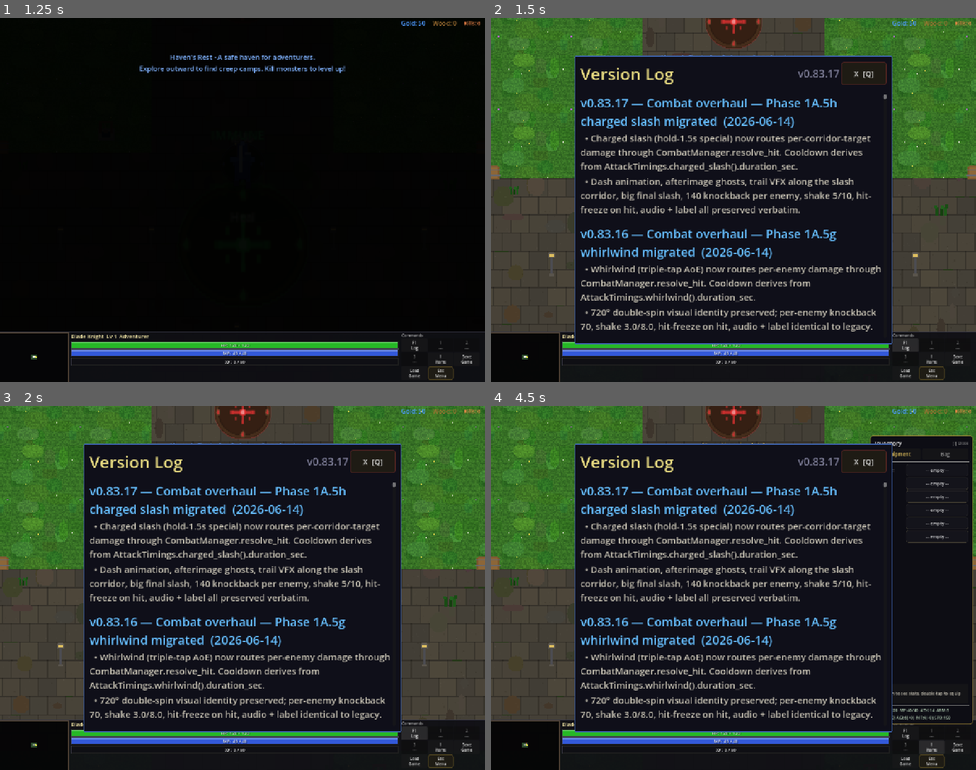
Above: before the commit, frames 1-4 (two rows, left to right).
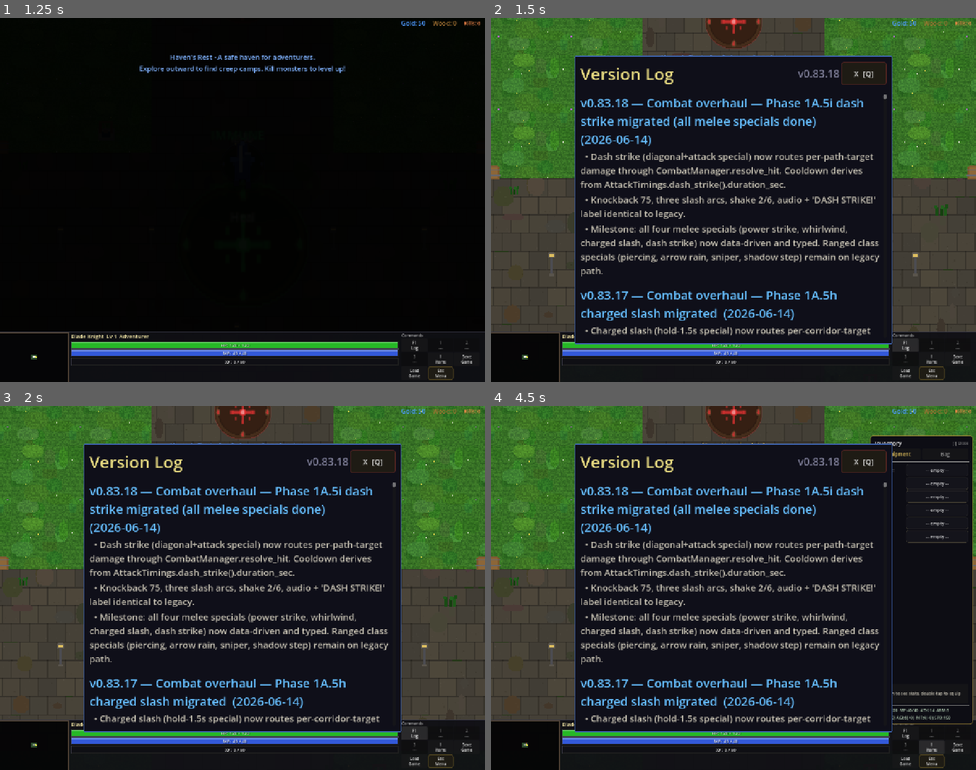
Above: after the commit, the same moments.

Repository: slxny/legends-open-rpg
Game: Godot game, scene res://scenes/main.tscn
Two runs of this game, one before a commit and one after it. Both use one fixed random seed, a clock stepped at 60 frames per second and the inputs below.
Inputs (mouse positions are in pixels of both pictures, inside the frame that each line leads up to):
- Up to frame 1 (1.25 s): tap Enter at 0.5 s; move the mouse to (218, 272) at 0.52 s; hold W (move_up) from 0.53 s (still down); hold Space (attack) from 0.53 s (still down); click (218, 272) at 0.67 s
- Up to frame 2 (1.5 s): release W (move_up) at 1.25 s; release Space (attack) at 1.25 s; click "F1 Log" at 1.25 s
- Up to frame 3 (2 s): no input
- Up to frame 4 (4.5 s): click "1 ---" at 2 s; click "2 ---" at 2.75 s; click "3 ---" at 3.5 s; click "I Items" at 4.25 s

Frame 1 is identical in both runs. In frame 2, 13% of the frame differs, in the area x 18-81%, y 14-88%; in frame 3, 13%; in frame 4, 13%.

Commit message:
v0.83.18: Combat overhaul — Phase 1A.5i dash strike migrated
Per-path-target damage routes through CombatManager.resolve_hit.
Cooldown derives from AttackTimings.dash_strike().duration_sec.

Knockback 75 per enemy, three slash arcs, shake 2/6, audio + label
identical to legacy.

Milestone: all four melee specials (power strike, whirlwind, charged
slash, dash strike) now data-driven and typed. Ranged class specials
remain on legacy path.

Headless: smoke 51/51 PASS, parse clean.

Co-Authored-By: Claude Opus 4.7 (1M context) <noreply@anthropic.com>

Diff:
--- a/scenes/player/player.gd
+++ b/scenes/player/player.gd
@@ -1711,8 +1711,11 @@
 
 func _execute_dash_strike(attack_dir: Vector2) -> void:
 	# Diagonal + attack: Dash forward through enemies, 1.3x damage
+	# Phase 1A.5i: damage routes through resolve_hit; cooldown derived from
+	# AttackTimings.dash_strike().duration_sec.
 	_is_attack_animating = true
-	_attack_cooldown = 0.6 / stats.attack_speed
+	var ds_timing = AttackTimingsCls.dash_strike()
+	_attack_cooldown = ds_timing.duration_sec / max(0.1, stats.attack_speed)
 	var dir = attack_dir
 	var base_pos = sprite.position
 	var dmg_mult := 1.3
@@ -1768,10 +1771,16 @@
 		var did_hit := false
 		for hit_target in dash_targets:
 			if is_instance_valid(hit_target) and not hit_target.get("_is_dead"):
-				var result = CombatManager.calculate_damage(stats.get_stats_dict(), hit_target.get_stats_dict(), dmg_mult)
-				hit_target.take_damage(result["damage"], result["is_crit"])
-				hit_target.apply_knockback(dir, 75.0)
-				_spawn_impact_vfx(hit_target.global_position, result["is_crit"])
+				var event = HitEventCls.new()
+				event.attacker = self
+				event.victim = hit_target
+				event.direction = dir
+				event.attack_id = &"dash_strike"
+				event.ability_multiplier = dmg_mult
+				var _result = CombatManager.resolve_hit(event, stats.get_stats_dict(), hit_target.get_stats_dict(), true)
+				if is_instance_valid(hit_target):
+					hit_target.apply_knockback(dir, 75.0)
+					_spawn_impact_vfx(hit_target.global_position, _result.was_crit)
 				did_hit = true
 		if did_hit:
 			_do_screen_shake(6.0)
--- a/scenes/ui/changelog_dialog.gd
+++ b/scenes/ui/changelog_dialog.gd
@@ -9,9 +9,19 @@
 var _is_visible: bool = false
 var _is_mobile: bool = false
 
-const GAME_VERSION := "v0.83.17"
+const GAME_VERSION := "v0.83.18"
 
 const CHANGELOG: Array[Dictionary] = [
+	{
+		"version": "v0.83.18",
+		"title": "Combat overhaul — Phase 1A.5i dash strike migrated (all melee specials done)",
+		"date": "2026-06-14",
+		"entries": [
+			"Dash strike (diagonal+attack special) now routes per-path-target damage through CombatManager.resolve_hit. Cooldown derives from AttackTimings.dash_strike().duration_sec.",
+			"Knockback 75, three slash arcs, shake 2/6, audio + 'DASH STRIKE!' label identical to legacy.",
+			"Milestone: all four melee specials (power strike, whirlwind, charged slash, dash strike) now data-driven and typed. Ranged class specials (piercing, arrow rain, sniper, shadow step) remain on legacy path.",
+		]
+	},
 	{
 		"version": "v0.83.17",
 		"title": "Combat overhaul — Phase 1A.5h charged slash migrated",
